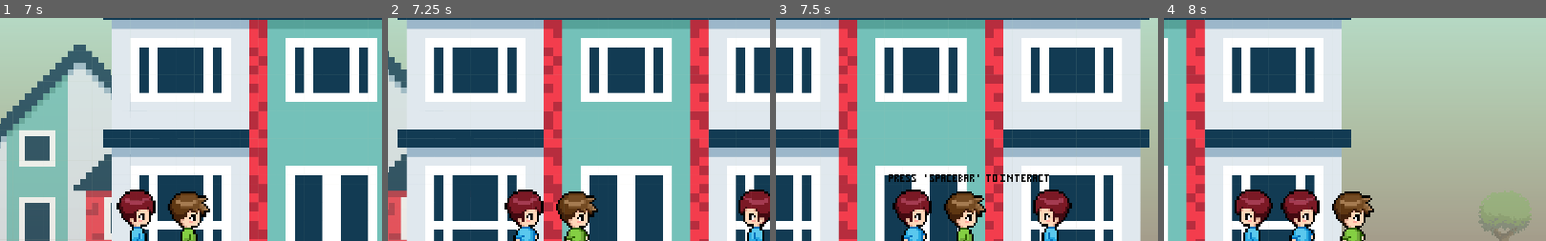
Above: before the commit, frames 1-4 (left to right).
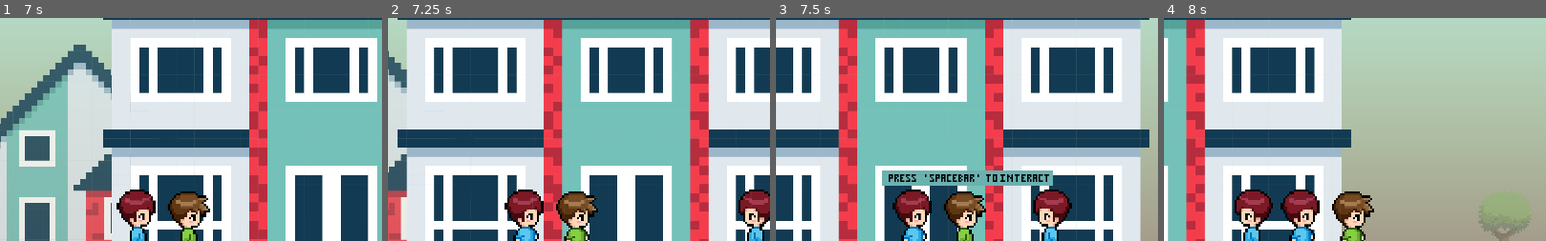
Above: after the commit, the same moments.

Repository: zeskysee/we-missed-party
Game: Godot game, scene res://neighborhood.tscn
The game is run twice, just before and just after one commit, with the same random seed, the same clock (stepped at 60 frames per second) and the same inputs. This scene is started directly instead of the project's main scene.
Inputs:
- Up to frame 1 (7 s): tap Enter (ui_accept) at 0.5, 2 s; hold Space (interact) 0.53-1.28 s; hold D (move_right) 0.53-2.03 s; tap W (jump) at 0.77, 1.52, 3.02, 3.77, 4.52, 6.02, 6.77 s; tap Space (interact) every 1.5 s from 1.35 to 5.85 s; hold Space (interact) 2.03-2.78 s; hold A (move_left) 2.03-4.28 s; hold Space (interact) 3.53-4.28 s; hold D (move_right) from 4.28 s (still down); hold Space (interact) 5.03-5.78 s; hold Space (interact) from 6.53 s (still down)
- Up to frame 2 (7.25 s): keep holding D (move_right); keep holding Space (interact)
- Up to frame 3 (7.5 s): keep holding D (move_right); release Space (interact) at 7.28 s; tap Space (interact) at 7.35 s
- Up to frame 4 (8 s): keep holding D (move_right); tap W (jump) at 7.52 s
The pictures show only the part of the screen within x 25-75%, y 31-81%; the shares and areas given below are measured in that part.

Frames 1-2 are identical in both runs. In frame 3, 2.3% of the frame differs, in the area x 27-73%, y 68-76%; in frame 4, nothing differs.

Commit message:
Make instruction have background for easier vision

Diff:
--- a/actors/objects/interaction_instruction.tscn
+++ b/actors/objects/interaction_instruction.tscn
@@ -18,6 +18,20 @@
 position = Vector2( 0, -0.25 )
 shape = SubResource( 1 )
 
+[node name="ColorRect" type="ColorRect" parent="."]
+anchor_left = 0.5
+anchor_top = 0.5
+anchor_right = 0.5
+anchor_bottom = 0.5
+margin_left = -115.0
+margin_top = -10.0
+margin_right = 114.0
+margin_bottom = 10.0
+color = Color( 0.423529, 0.698039, 0.694118, 1 )
+__meta__ = {
+"_edit_use_anchors_": false
+}
+
 [node name="InteractLabel" type="Label" parent="."]
 margin_left = -106.0
 margin_top = -5.0
@@ -29,3 +43,6 @@
 custom_colors/font_color = Color( 0, 0, 0, 1 )
 text = "Press    ' spacebar '   to interact"
 align = 1
+__meta__ = {
+"_edit_use_anchors_": false
+}
